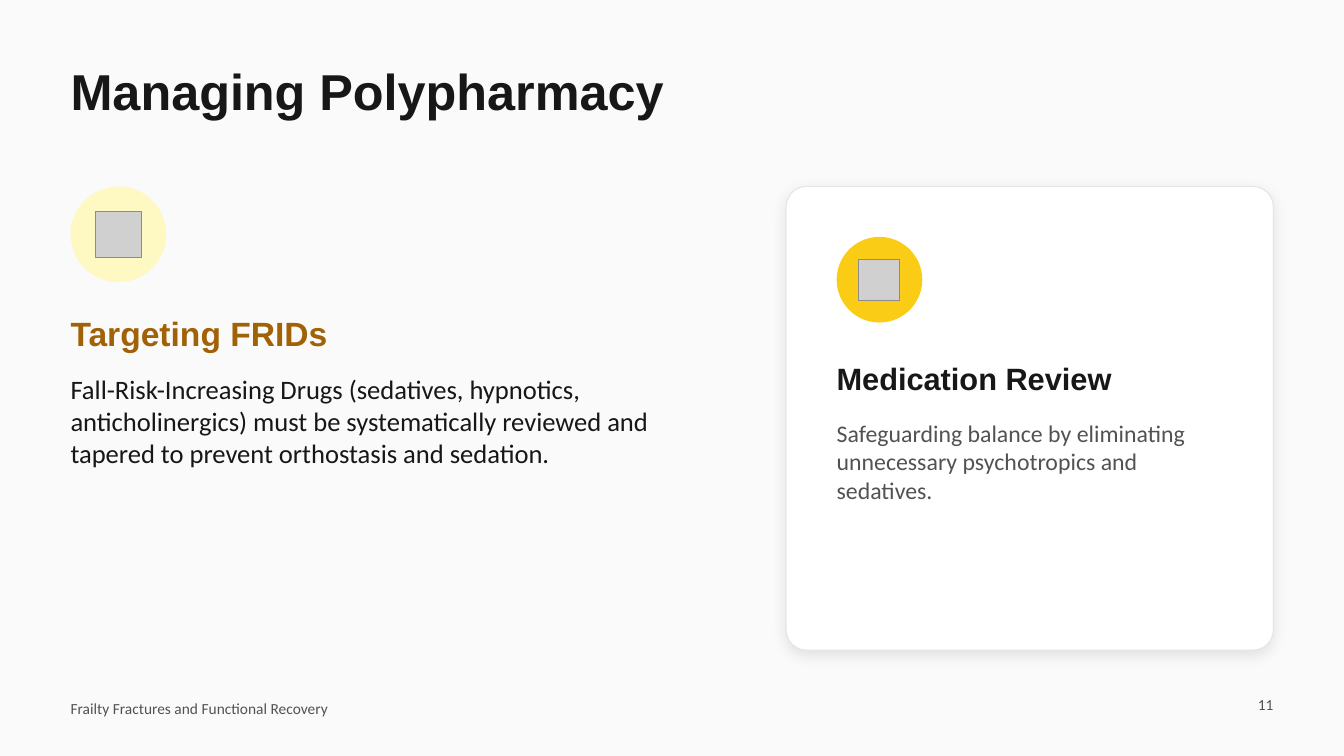
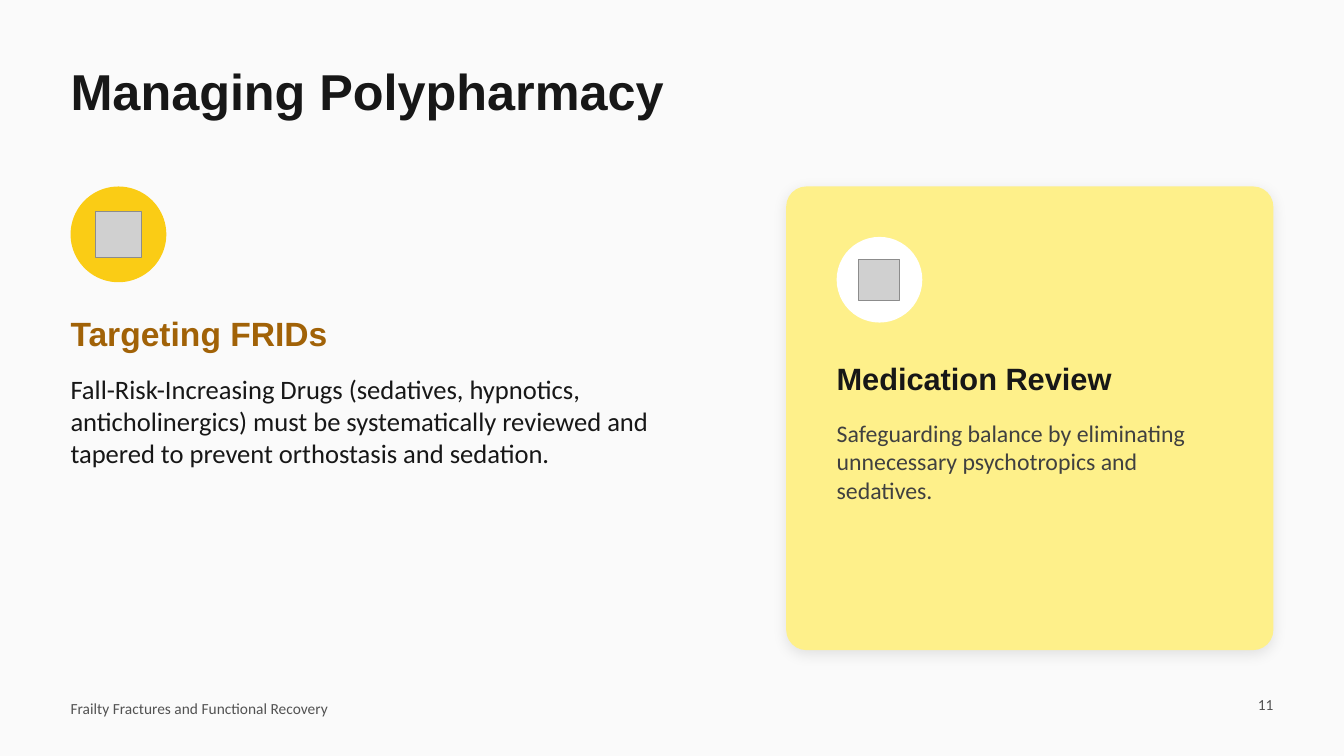
Before and after one commit to Anithmanasae/Serve-Smart-software, a slide deck: slide 11 of Frailty_Fractures_and_Functional_Recovery.pptx. Drawn at 1344x756 pixels with LibreOffice and Linux fonts; fonts in the diff are those of the drawing; grey boxes stand for pictures. Boxes give left, top, right and bottom in pixels: in the first picture for what was removed or moved away, otherwise in the second. Text is boxed around its words. In the diff, an @@ line names an element or a change of style, - is before the commit and + after.

```diff
--- a/Frailty_Fractures_and_Functional_Recovery.pptx
+++ b/Frailty_Fractures_and_Functional_Recovery.pptx
@@ ellipse at bbox=[71, 187, 166, 282]: fill #FEF9C3 to #FACC15 @@
@@ rounded rectangle at bbox=[786, 187, 1273, 650]: fill #FFFFFF to #FEF08A; outline #E5E5E5 0.75 pt to none @@
@@ ellipse at bbox=[837, 237, 923, 323]: fill #FACC15 to #FFFFFF @@
@@ text "Safeguarding balance by eliminating unnecessary ..." at bbox=[837, 425, 1185, 499]: text colour #525252 to #404040 @@
```
Also in this commit, not shown: 15 other slides changed.
